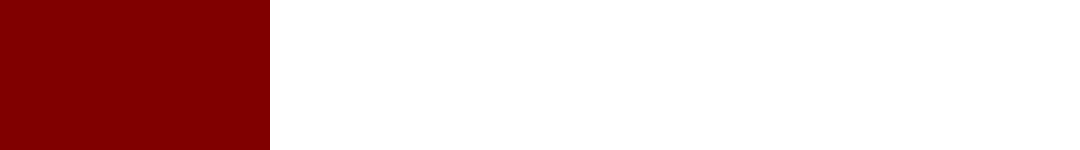
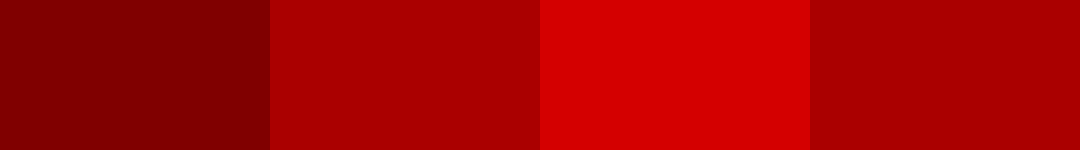
Before/after of a 1080px x 150px layered artwork. What changed in the layer stack:
added layer "crawler-02.png" above "crawler-03.png" over [270,0,540,150]
added layer "crawler-03.png" above "crawler-04.png" over [540,0,810,150]
added layer "crawler-04.png" above "Background" over [810,0,1080,150]
